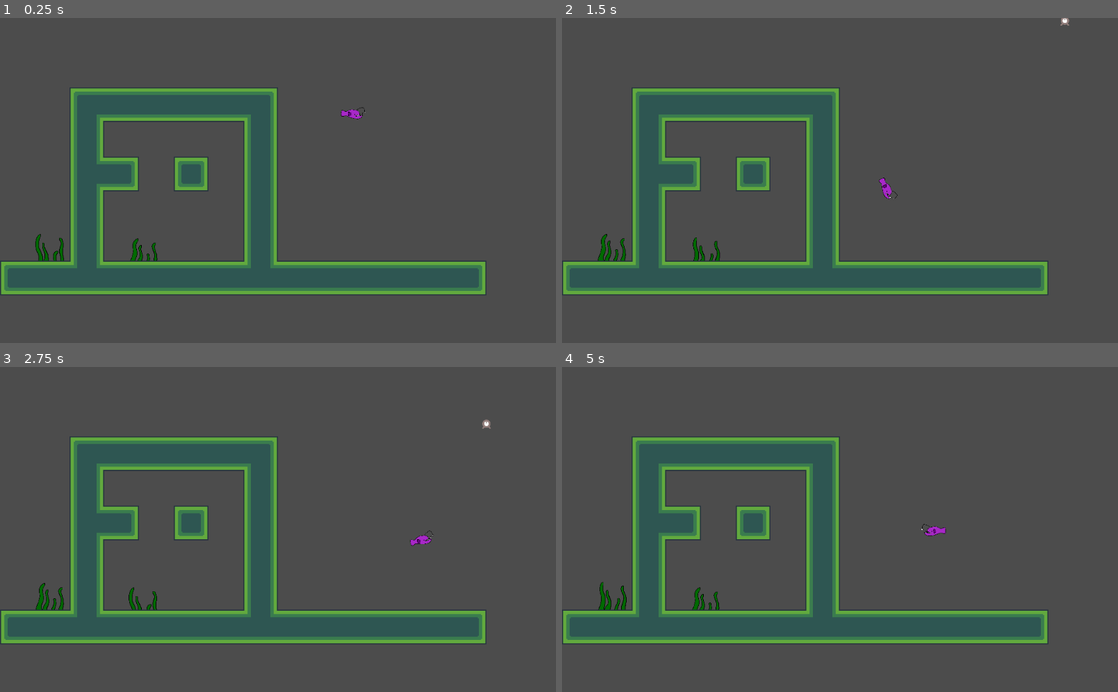
Above: before the commit, frames 1-4 (two rows, left to right).
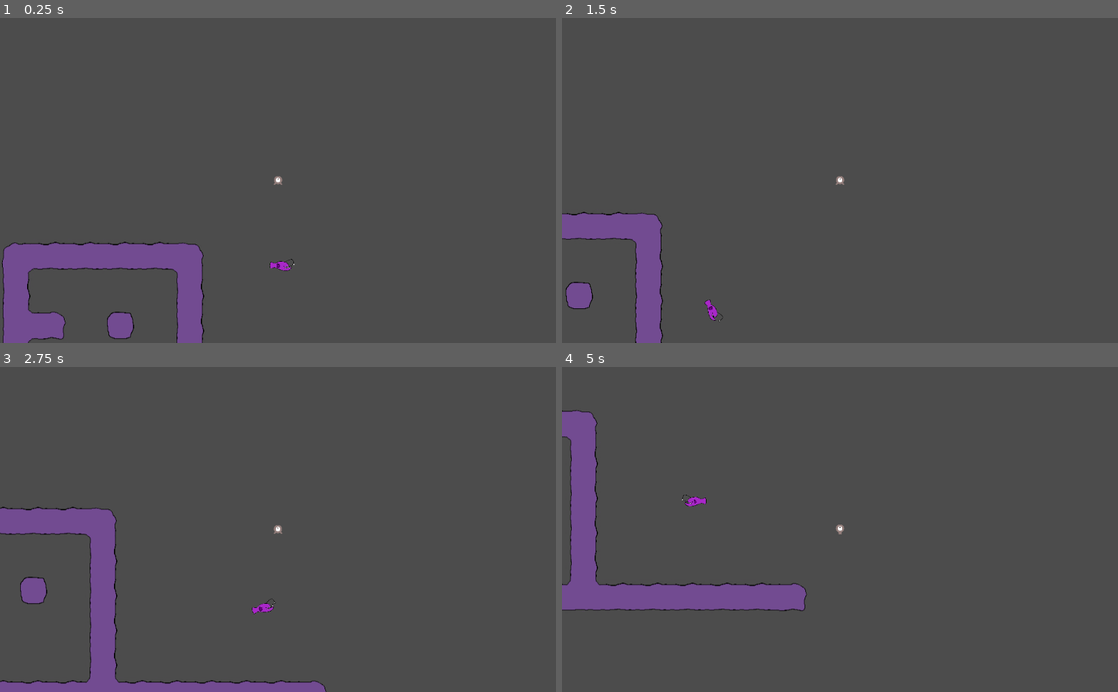
Above: after the commit, the same moments.

Repository: Silver-Ink/Abyzzes-Pixel-Jam
Game: Godot game, scene res://scenes/main.tscn
The game is run twice, just before and just after one commit, with the same random seed, the same clock (stepped at 60 frames per second) and the same inputs.
Inputs:
- Up to frame 1 (0.25 s): no input
- Up to frame 2 (1.5 s): hold Right (ui_right) from 0.53 s (still down)
- Up to frame 3 (2.75 s): release Right (ui_right) at 2.03 s; hold Left (ui_left) from 2.03 s (still down)
- Up to frame 4 (5 s): release Left (ui_left) at 2.78 s; hold Right (ui_right) 2.78-4.28 s; hold Left (ui_left) from 4.28 s (still down)

The runs differ from the first frame. In frame 1, 24% of the frame differs, in the area x 0-88%, y 21-100%; in frame 2, 22%; in frame 3, 24%; in frame 4, 26%, in the area x 0-88%, y 13-86%.

Commit message:
camera + murs

Diff:
--- a/scenes/main.tscn
+++ b/scenes/main.tscn
@@ -13,18 +13,20 @@
 tile_data = PoolIntArray( 131074, 0, 262160, 131075, 0, 327682, 131076, 0, 327682, 131077, 0, 327682, 131078, 0, 327682 …(477 unchanged characters)…
 
 [node name="Player" parent="TileMap" instance=ExtResource( 2 )]
-position = Vector2( 736, -51 )
+position = Vector2( 643, 18 )
+
+[node name="camera" type="Camera2D" parent="TileMap/Player"]
+current = true
 
 [node name="path" parent="TileMap" instance=ExtResource( 5 )]
 position = Vector2( 430, 277 )
 
-[node name="algues" type="Node" parent="."]
+[node name="algues" type="Node" parent="TileMap"]
 
-[node name="algue" parent="algues" instance=ExtResource( 3 )]
+[node name="algue" parent="TileMap/algues" instance=ExtResource( 3 )]
 position = Vector2( 164, 522 )
-frame = 3
+frame = 1
 offset = Vector2( 102, -88 )
 
-[node name="algue2" parent="algues" instance=ExtResource( 3 )]
+[node name="algue2" parent="TileMap/algues" instance=ExtResource( 3 )]
 position = Vector2( 94, 426 )
-frame = 0
--- a/scenes/player.tscn
+++ b/scenes/player.tscn
@@ -39,8 +39,8 @@
 } ]
 
 [sub_resource type="CapsuleShape2D" id=2]
-radius = 19.0
-height = 26.0
+radius = 14.9999
+height = 34.0001
 
 [node name="Player" type="KinematicBody2D"]
 script = ExtResource( 5 )
@@ -49,11 +49,10 @@
 scale = Vector2( 0.14, 0.14 )
 frames = SubResource( 1 )
 animation = "walk"
-frame = 2
 playing = true
 
 [node name="CollisionShape2D" type="CollisionShape2D" parent="."]
-position = Vector2( 0, -4 )
+position = Vector2( -1, -7 )
 rotation = 1.5708
 shape = SubResource( 2 )
 
Binary file changed: images/murs.png
